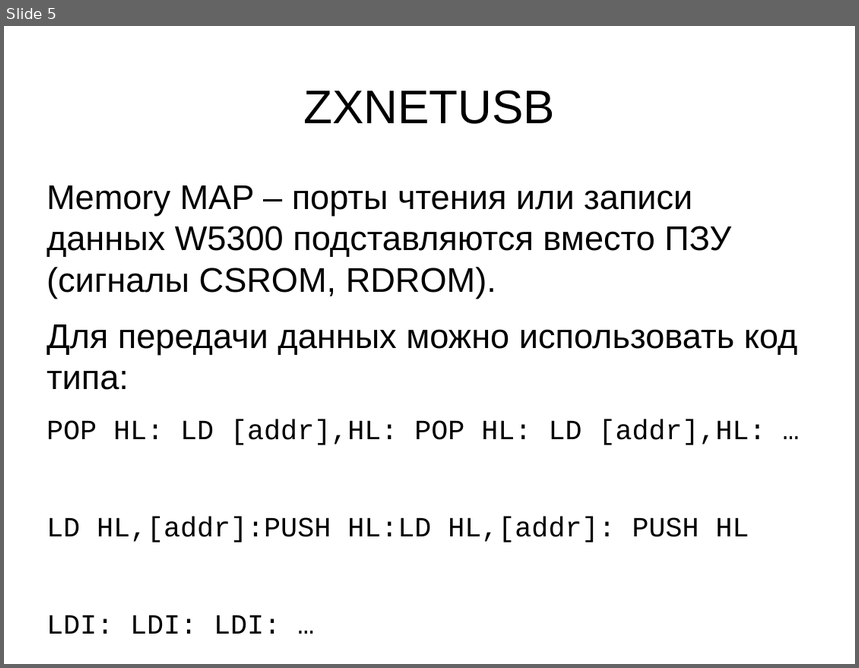
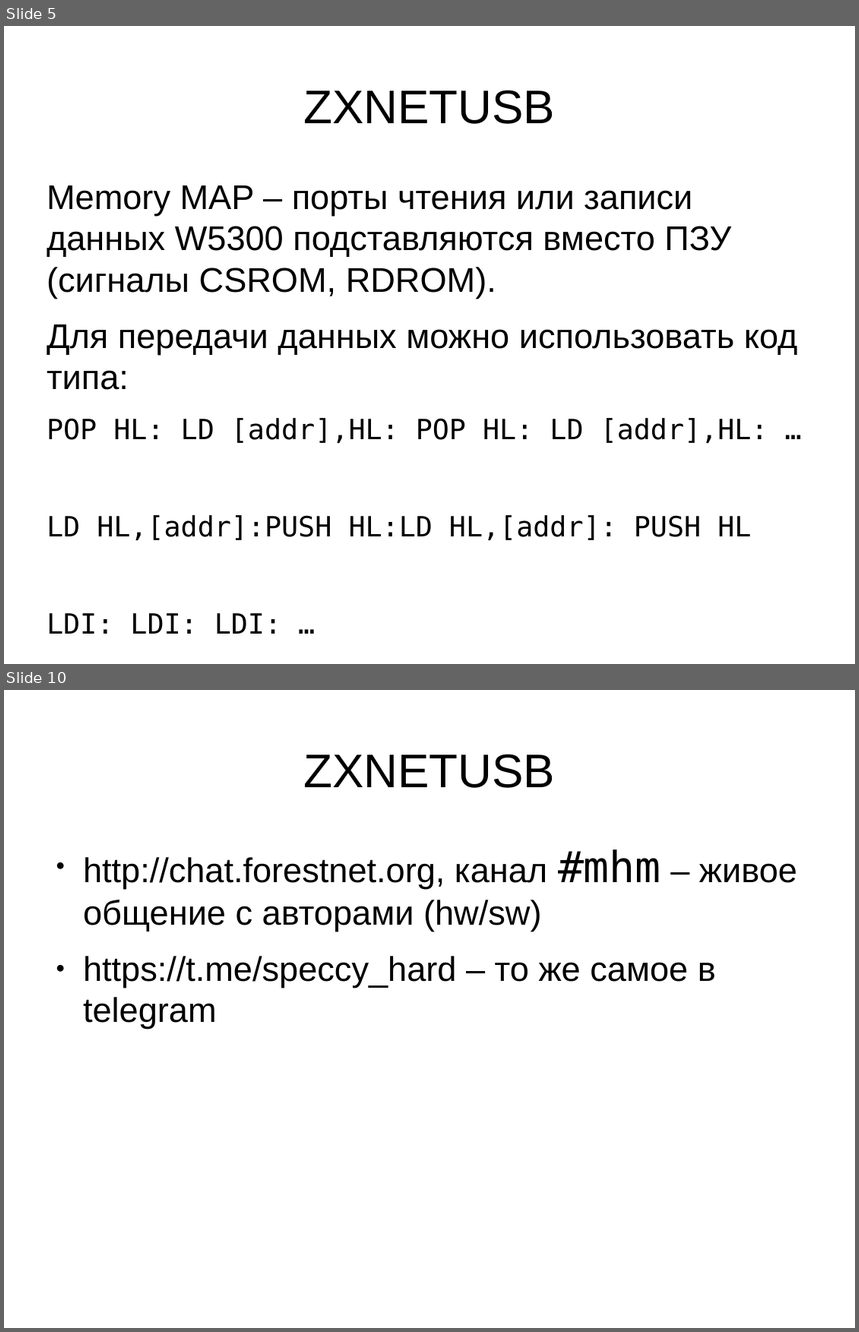
Before and after one commit to lvd2/zxnetusb, a slide deck: report/dh2019.odp. Shown one above the other, each under a label of ours: slide 5 before the commit, slides 5 and 10 after it; the slides between them are not shown. The pictures are 859x668 and 859x1332 pixels, drawn with LibreOffice and Linux fonts; fonts in the diff are those of the drawing; background and template pictures are left out. Boxes give left, top, right and bottom in pixels: in the first picture for what was removed or moved away, otherwise in the second. Text is boxed around its words. In the diff, an @@ line names an element or a change of style, - is before the commit and + after.

```diff
--- a/report/dh2019.odp
+++ b/report/dh2019.odp
@@ slide 10 added at (4,690,855,1328), background picture (left out) @@
@@ title added at (303,754,555,788), 44 pt, text #000000 @@
+ZXNETUSB
@@ text added at (83,850,797,1029), 32 pt, text #000000 @@
+● http://chat.forestnet.org, канал #mhm – живое общение с авторами (hw/sw)
+● https://t.me/speccy_hard – то же самое в telegram
@@ slide 5 changed as well @@
@@ text at (47,418,769,634): font Courier New to DejaVu Sans Mono in "POP HL: LD [addr],HL: POP HL: LD ...", "LD HL,[addr]:PUSH HL:LD HL,[addr]: PUSH HL", "LDI: LDI: LDI: …" @@
```
Also in this commit, not shown: 4 other slides changed, 7 other slides added, 1 slide removed.
